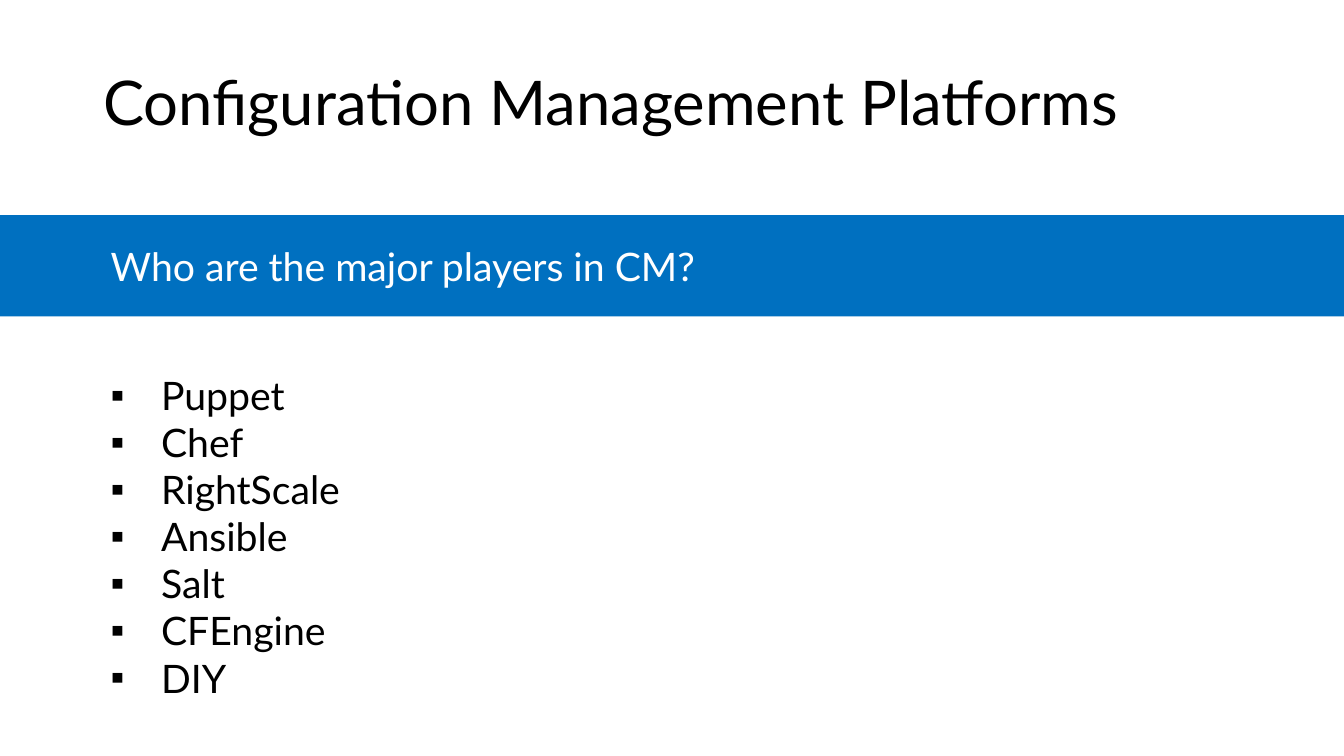
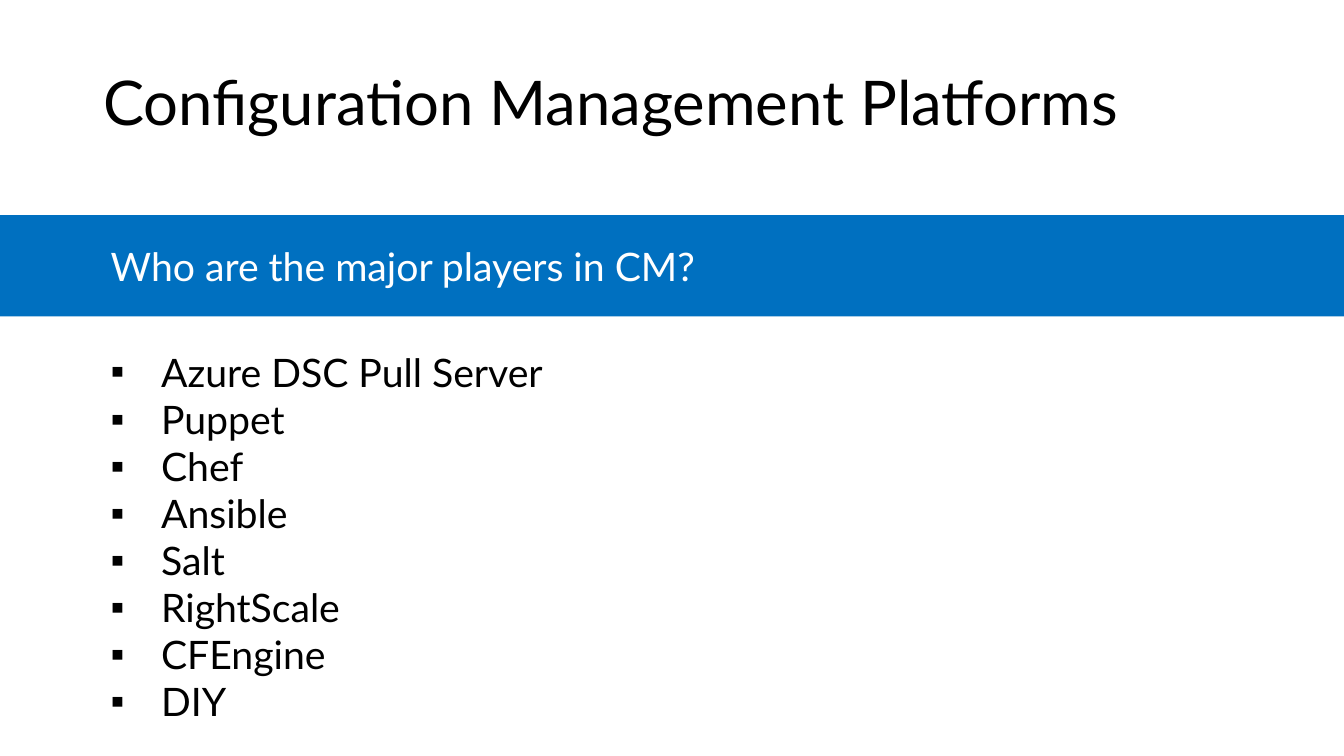
Before and after one commit to microsoft/AcademicContent, a slide deck: slide 18 of Complimentary Course Content/Module7/Lessons/Module7_Lesson2 Configuration Management.pptx (slide 16 before the commit). Drawn at 1344x756 pixels with LibreOffice and Linux fonts; fonts in the diff are those of the drawing. Boxes give left, top, right and bottom in pixels: in the first picture for what was removed or moved away, otherwise in the second. Text is boxed around its words. In the diff, an @@ line names an element or a change of style, - is before the commit and + after.

```diff
--- a/Complimentary Course Content/Module7/Lessons/Module7_Lesson2 Configuration Management.pptx
+++ b/Complimentary Course Content/Module7/Lessons/Module7_Lesson2 Configuration Management.pptx
@@ text at bbox=[161, 358, 543, 388]: paragraph added @@
+    ▪ Azure DSC Pull Server
@@ text at bbox=[161, 475, 340, 511]: paragraph removed @@
-    ▪ RightScale
@@ text at bbox=[161, 593, 340, 629]: paragraph added @@
+    ▪ RightScale
```
Also in this commit, not shown: 3 slides added, 3 other files.
